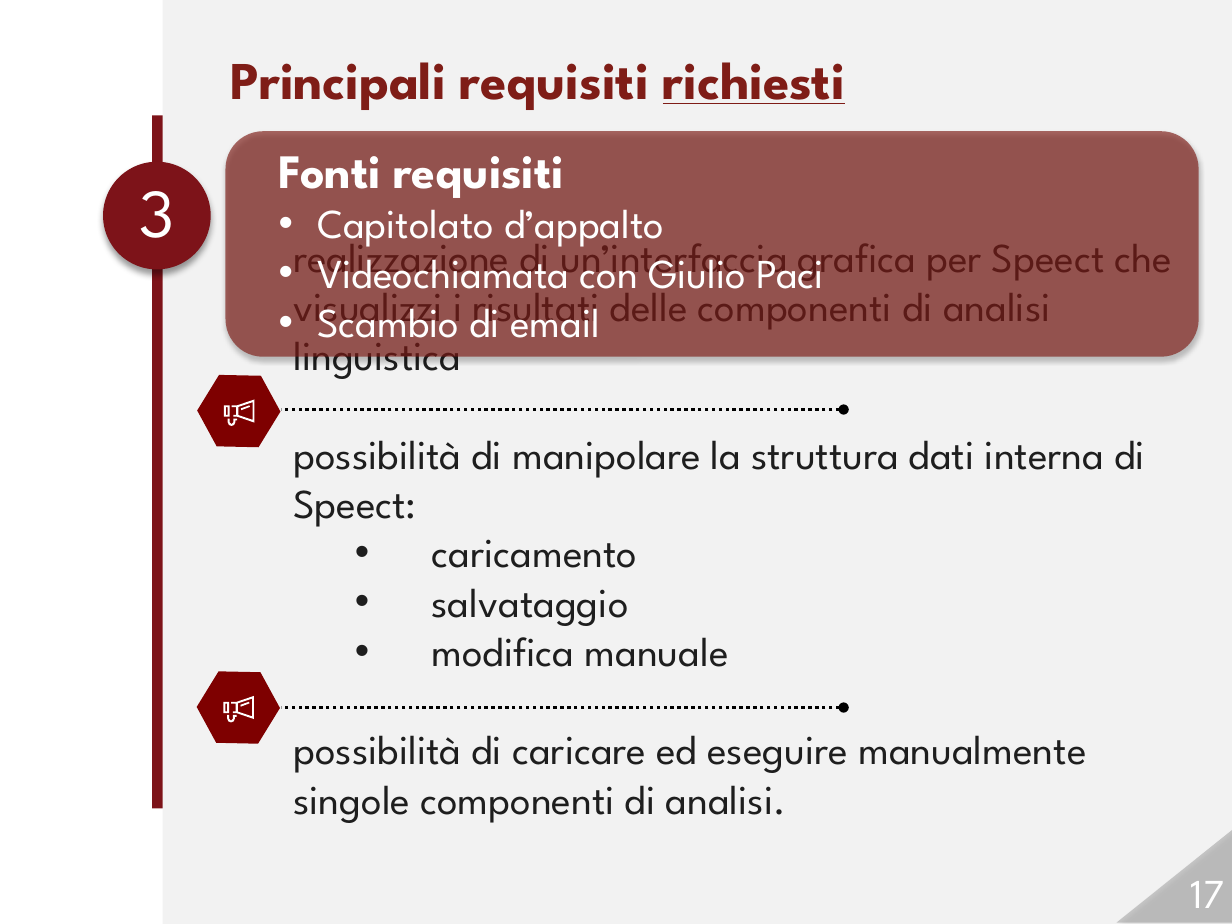
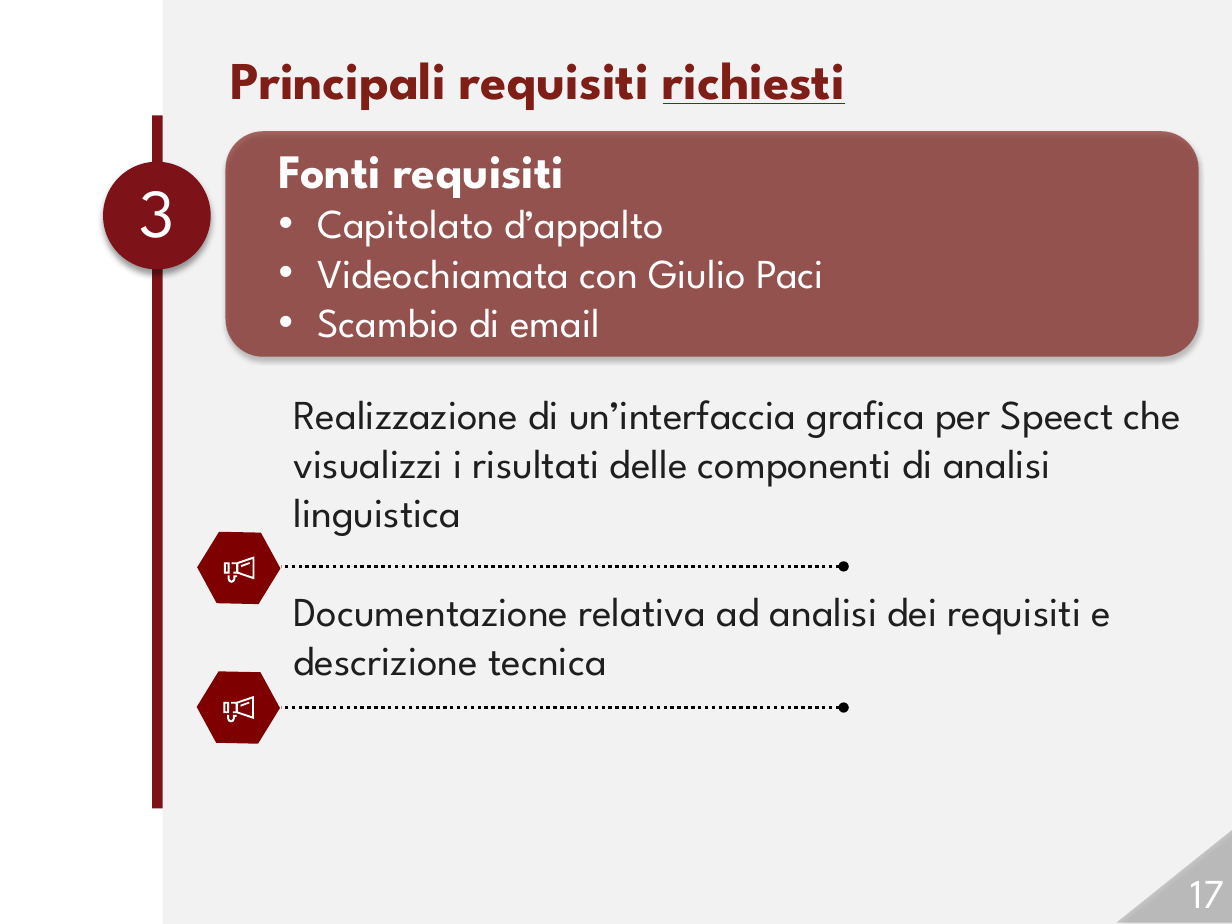
Before and after one commit to Italiaracerx/progettoSWE, a slide deck: slide 17 of Presentazione/Presentazione 26-01-2018.pptx. Drawn at 1232x924 pixels with LibreOffice and Linux fonts; fonts in the diff are those of the drawing; background and template pictures are left out. Boxes give left, top, right and bottom in pixels: in the first picture for what was removed or moved away, otherwise in the second. Text is boxed around its words. In the diff, an @@ line names an element or a change of style, - is before the commit and + after.

Commit message:
Sfoltiti Requisiti presentazione
Lasciati i requisiti obbligatori sia dati dal committente che proposti nostri

```diff
--- a/Presentazione/Presentazione 26-01-2018.pptx
+++ b/Presentazione/Presentazione 26-01-2018.pptx
@@ text at (x1=293, y1=400, x2=1182, y2=676): text changed @@
-realizzazione di un’interfaccia grafica per Speect che visualizzi i risultati delle componenti di analisi linguistica
-possibilità di manipolare la struttura dati interna di Speect:
-  • caricamento
-  • salvataggio
-  • modifica manuale
-possibilità di caricare ed eseguire manualmente singole componenti di analisi.
+Realizzazione di un’interfaccia grafica per Speect che visualizzi i risultati delle componenti di analisi linguistica
+Documentazione relativa ad analisi dei requisiti e descrizione tecnica
@@ 1 arrow, 1 freeform shape, 1 hexagon moved together from (x1=187, y1=357, x2=844, y2=465) to (x1=187, y1=515, x2=844, y2=622) @@
@@ 4 freeform shapes moved together from (x1=224, y1=405, x2=250, y2=426) to (x1=224, y1=562, x2=250, y2=583) @@
```
